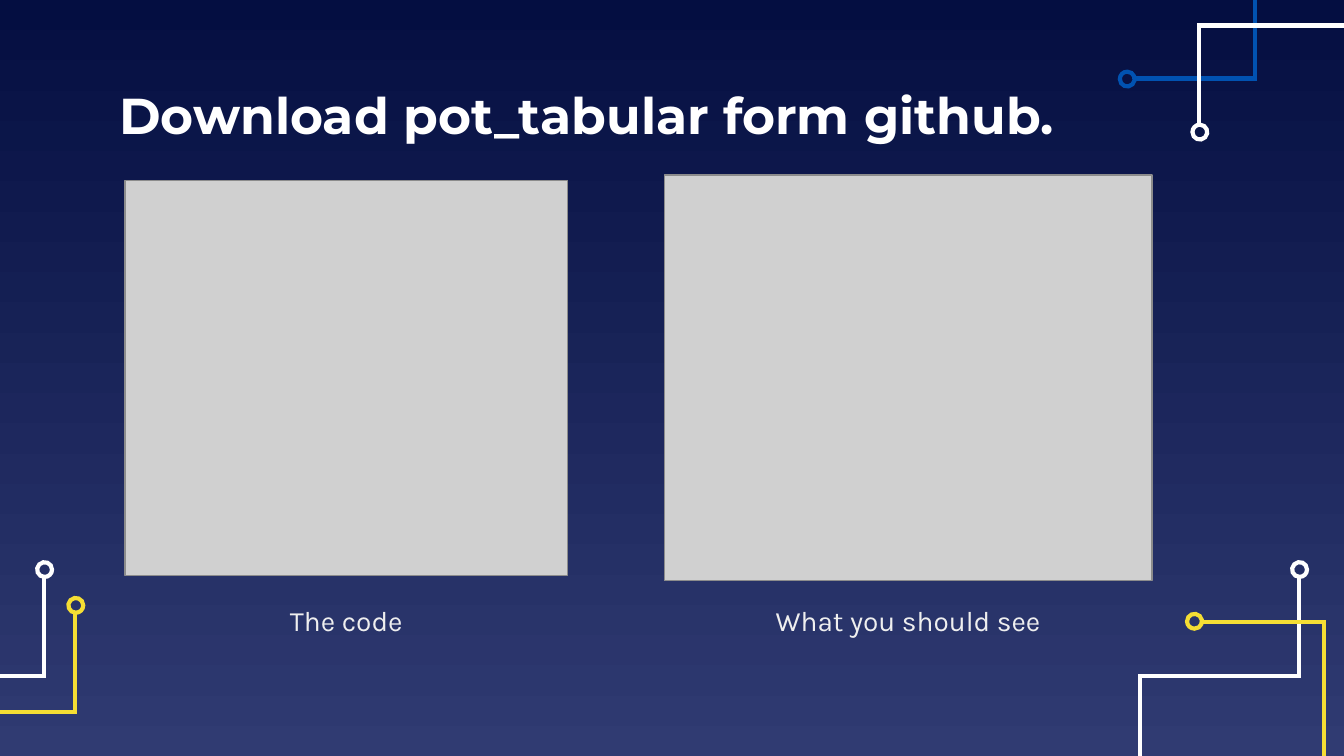
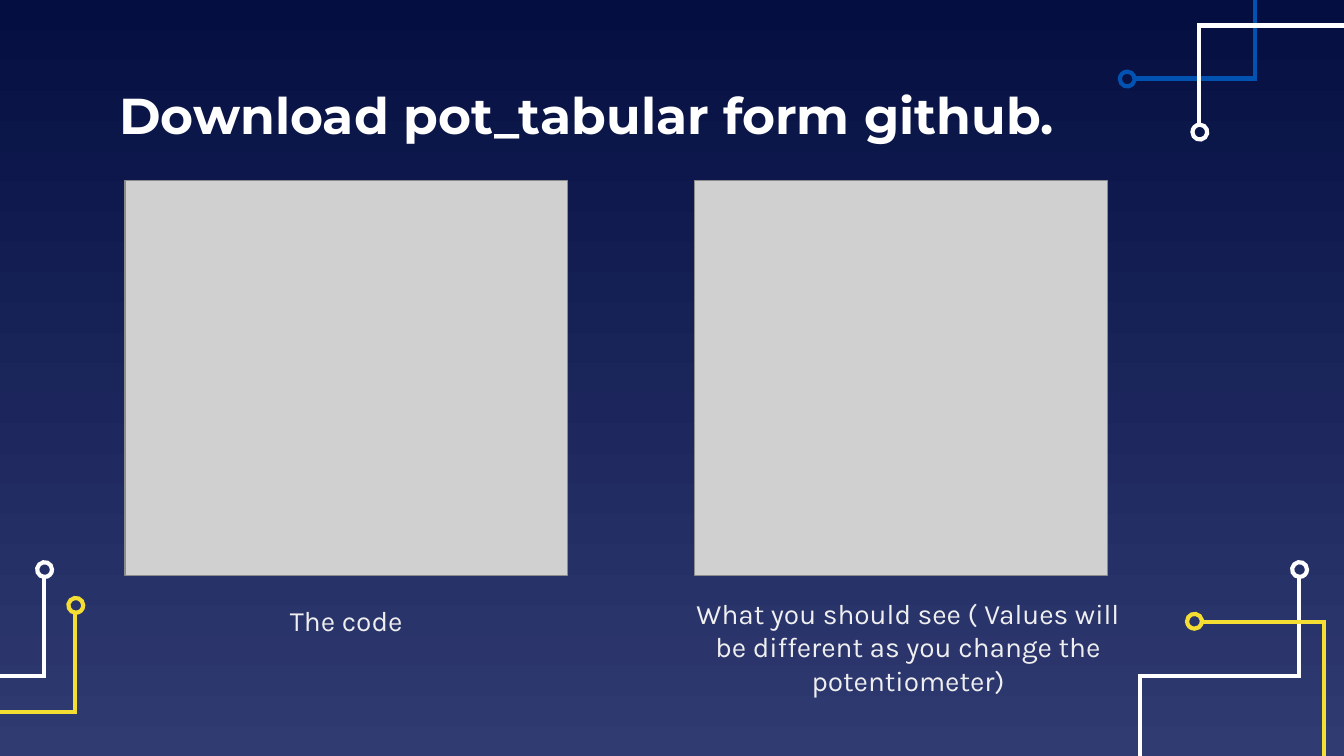
Before and after one commit to EELabMan/Arduino-4-Serial-Communications, a slide deck: slide 9 of Arduino Workshop 4 Serial Communication.pptx (slide 10 before the commit). Drawn at 1344x756 pixels with LibreOffice and Linux fonts; fonts in the diff are those of the drawing; grey boxes stand for pictures. Boxes give left, top, right and bottom in pixels: in the first picture for what was removed or moved away, otherwise in the second. Text is boxed around its words. In the diff, an @@ line names an element or a change of style, - is before the commit and + after.

```diff
--- a/Arduino Workshop 4 Serial Communication.pptx
+++ b/Arduino Workshop 4 Serial Communication.pptx
@@ picture: place and size @@
-picture at box(664, 175, 1152, 581)
+picture at box(695, 180, 1107, 575)
@@ text at box(696, 605, 1119, 698): text changed @@
-What you should see
+What you should see ( Values will be different as you change the potentiometer)
```
Also in this commit, not shown: 22 other slides changed, 1 slide added, 7 slides removed.
